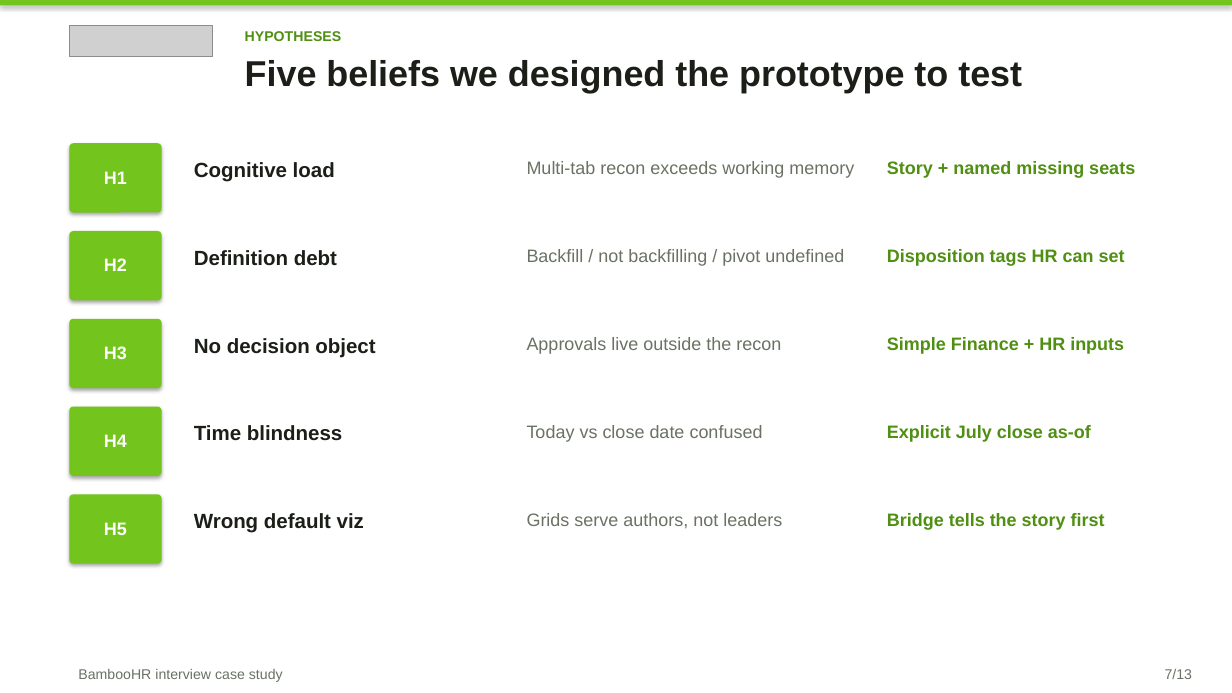
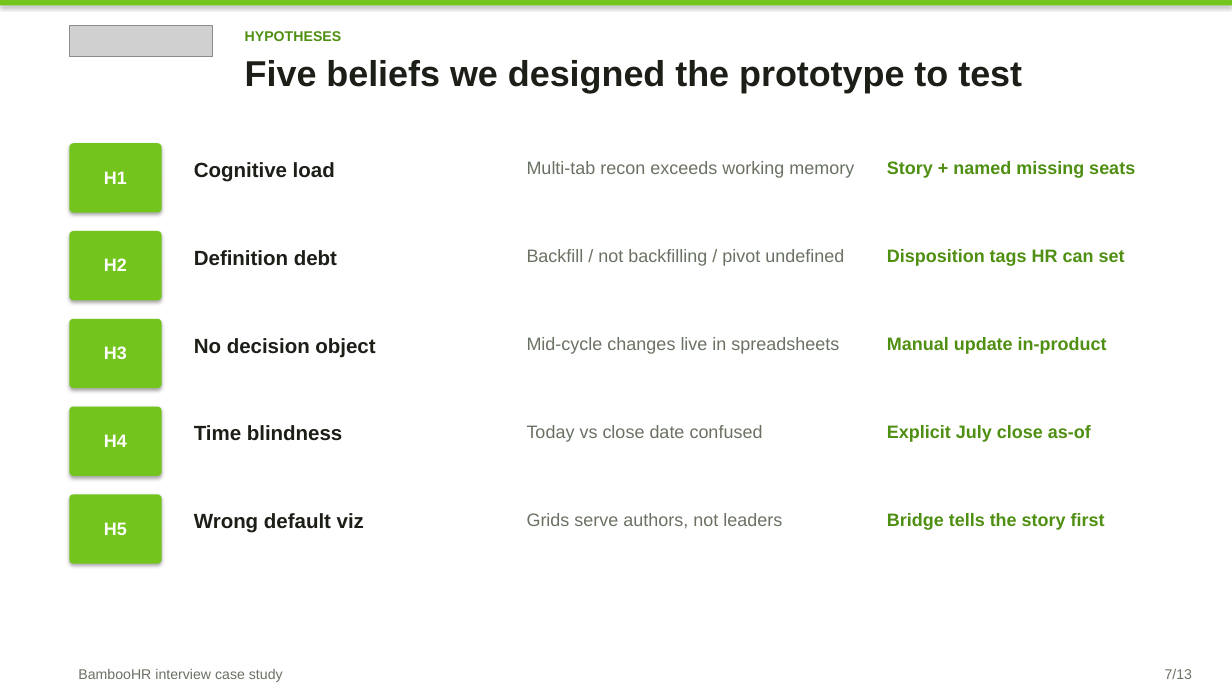
Before and after one commit to Brigdawg/Headcount-Reconciliation, a slide deck: slide 7 of deck/Headcount_Control_Tower_Case_Study.pptx. Drawn at 1232x693 pixels with LibreOffice and Linux fonts; fonts in the diff are those of the drawing; grey boxes stand for pictures. Boxes give left, top, right and bottom in pixels: in the first picture for what was removed or moved away, otherwise in the second. Text is boxed around its words. In the diff, an @@ line names an element or a change of style, - is before the commit and + after.

Commit message:
Add mid-cycle manual update flow for non-automated changes.
Finance and HR can correct numbers, log departures with dispositions, or add seats; changes update the story, bridge, and audit in-session.

```diff
--- a/deck/Headcount_Control_Tower_Case_Study.pptx
+++ b/deck/Headcount_Control_Tower_Case_Study.pptx
@@ text at (527, 337, 839, 354): text changed @@
-Approvals live outside the recon
+Mid-cycle changes live in spreadsheets
@@ text at (887, 337, 1107, 354): text changed @@
-Simple Finance + HR inputs
+Manual update in-product
```
Also in this commit, not shown: 1 other slide changed, 5 other files.
